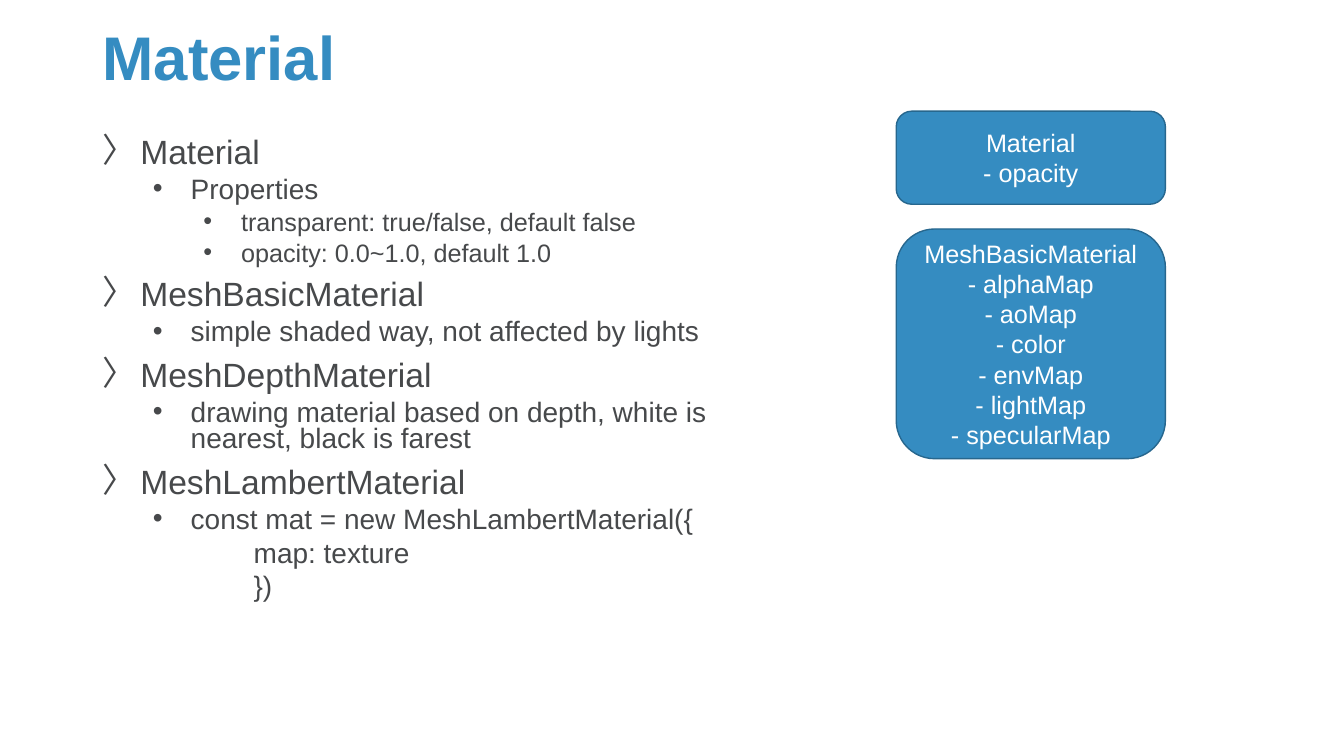
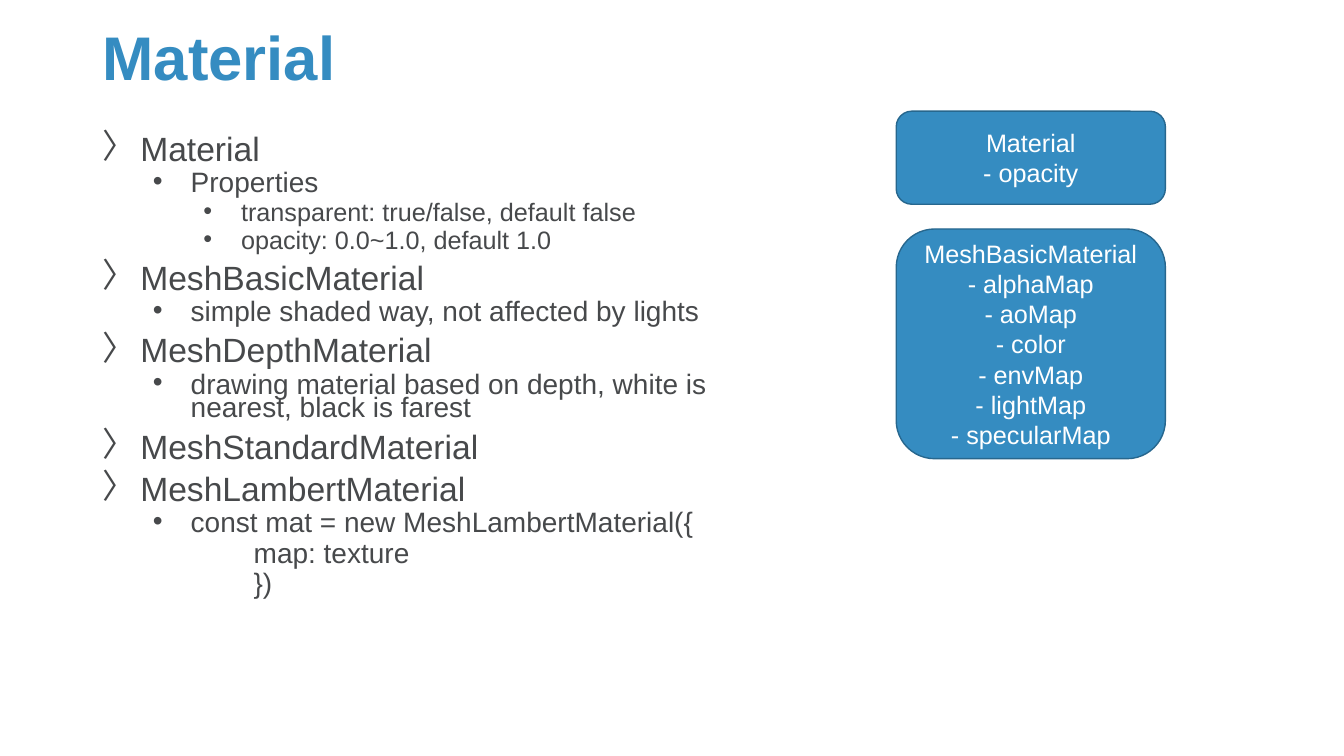
Before and after one commit to Sparks-Lu/TechNotes, a slide deck: slide 12 of Web/ThreeJS-Notes.pptx (slide 11 before the commit). Drawn at 1344x756 pixels with LibreOffice and Linux fonts; fonts in the diff are those of the drawing; background and template pictures are left out. Boxes give left, top, right and bottom in pixels: in the first picture for what was removed or moved away, otherwise in the second. Text is boxed around its words. In the diff, an @@ line names an element or a change of style, - is before the commit and + after.

```diff
--- a/Web/ThreeJS-Notes.pptx
+++ b/Web/ThreeJS-Notes.pptx
@@ text at [140,136,706,568]: line spacing 0.8 to 0.7 @@
@@ text at [140,434,478,460]: paragraph added @@
+〉 MeshStandardMaterial
```
Also in this commit, not shown: 1 other slide changed, 3 slides added, 5 other files.
